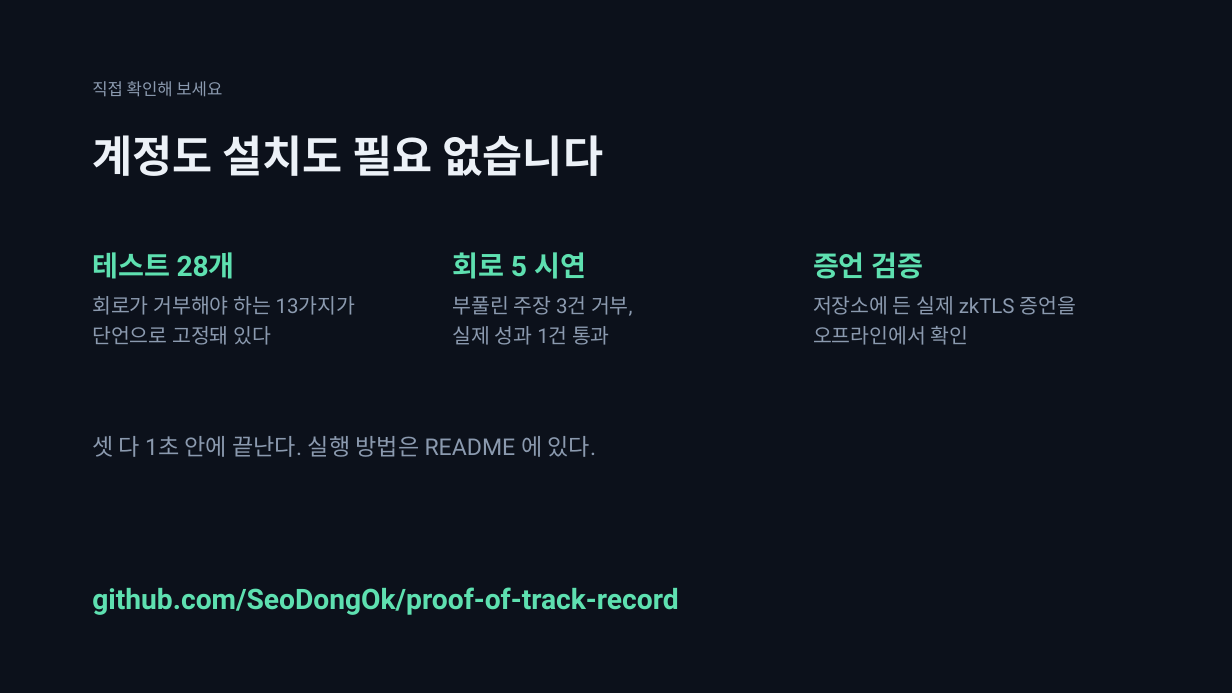
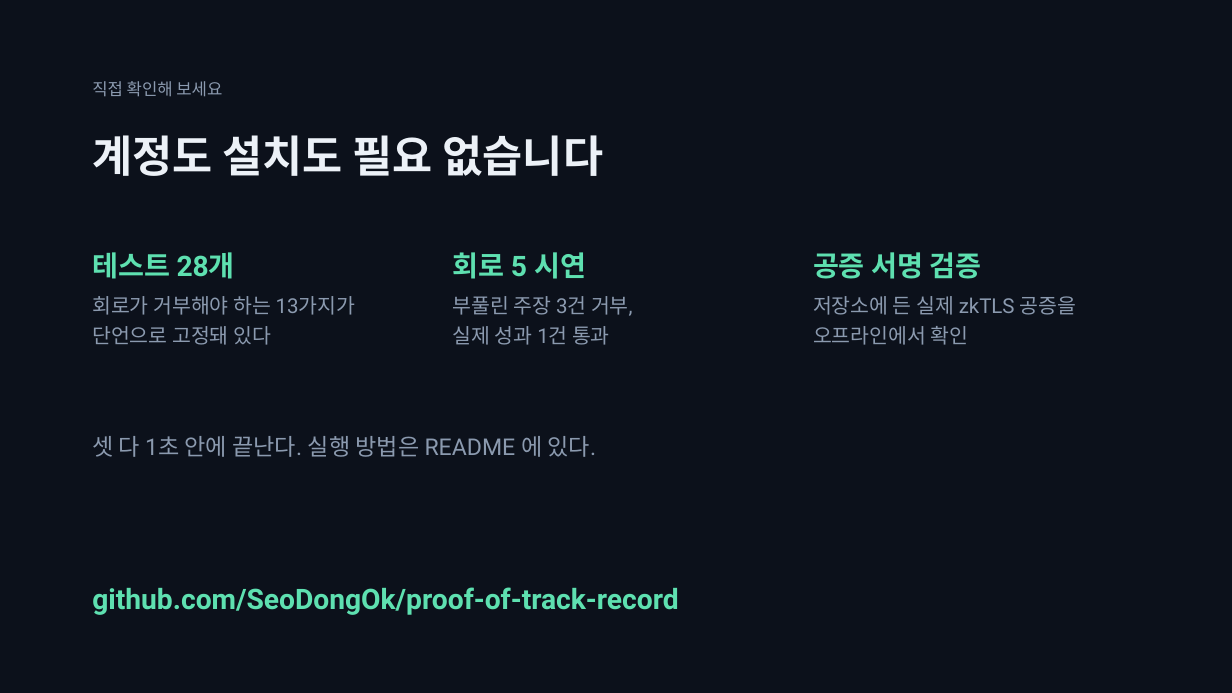
Before and after one commit to SeoDongOk/proof-of-track-record, a slide deck: slide 16 of deck/proof-of-track-record.pptx. Drawn at 1232x693 pixels with LibreOffice and Linux fonts; fonts in the diff are those of the drawing. Boxes give left, top, right and bottom in pixels: in the first picture for what was removed or moved away, otherwise in the second. Text is boxed around its words. In the diff, an @@ line names an element or a change of style, - is before the commit and + after.

```diff
--- a/deck/proof-of-track-record.pptx
+++ b/deck/proof-of-track-record.pptx
@@ text at <box>813,252,982,279</box>: text changed @@
-증언 검증
+공증 서명 검증
@@ text at <box>813,296,1077,315</box>: text changed @@
-저장소에 든 실제 zkTLS 증언을
+저장소에 든 실제 zkTLS 공증을
```
Also in this commit, not shown: 3 other slides changed, 23 other files.
